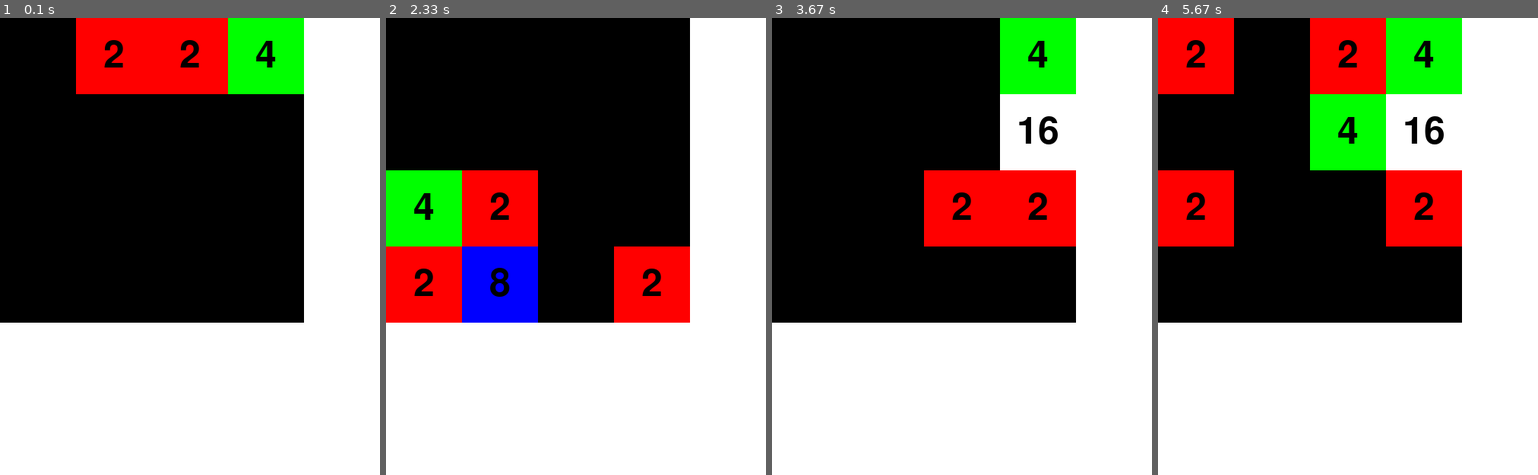
Above: before the commit, frames 1-4 (left to right).
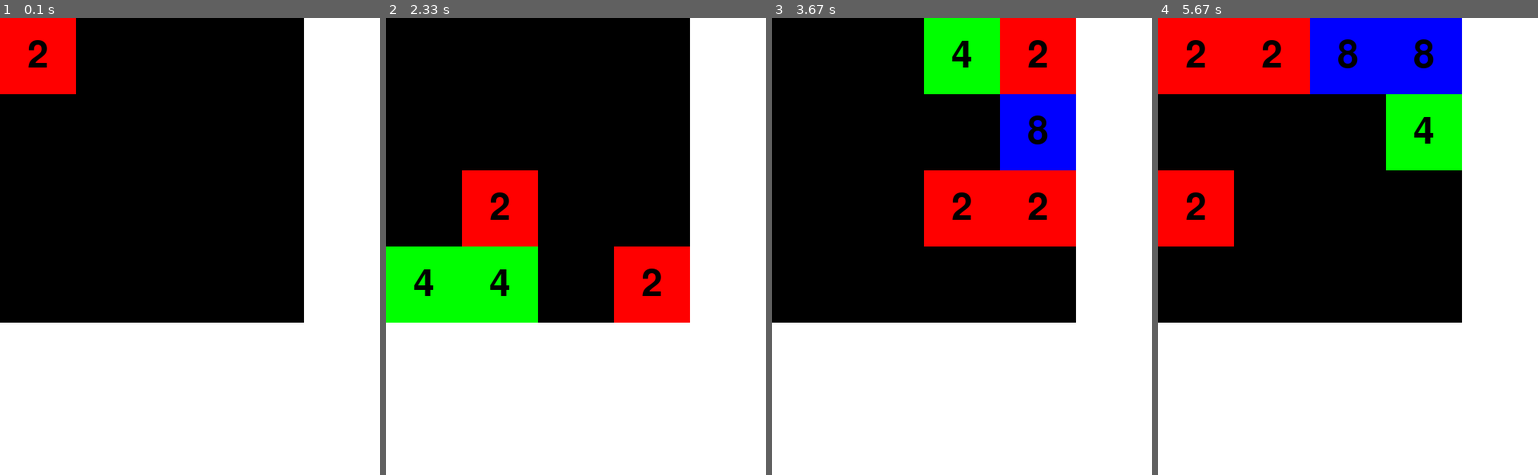
Above: after the commit, the same moments.

Repository: JacksonWasHere/PythonProjects
Game: pygame game, started from flexible_2048.py
Two runs of this game, one before a commit and one after it. Both use one fixed random seed, a clock stepped at 60 frames per second and the inputs below.
Inputs:
- Up to frame 1 (0.1 s): no input
- Up to frame 2 (2.33 s): hold Right 0.33-0.8 s; hold Up 0.83-1.13 s; hold Right 1.17-1.63 s; hold Left 1.67-2.2 s; hold Down from 2.23 s (still down)
- Up to frame 3 (3.67 s): release Down at 2.53 s; hold Left 2.57-2.97 s; hold Up 3-3.37 s; hold Right from 3.4 s (still down)
- Up to frame 4 (5.67 s): release Right at 4.03 s; hold Down 4.07-4.43 s; hold Left 4.47-4.93 s; hold Right 4.97-5.43 s; hold Up from 5.47 s (still down)

The runs differ from the first frame. In frame 1, 13% of the frame differs, in the area x 0-80%, y 0-17%; in frame 2, 9.7%; in frame 3, 9.7%; in frame 4, 19%, in the area x 20-80%, y 0-50%.

Commit message:
tile movement bug fixes

Diff:
--- a/flexible_2048.py
+++ b/flexible_2048.py
@@ -66,49 +66,72 @@
         board[x][y]=4
         return
     board[x][y]=2
-def swap_pieces(board,x,y,x1,y1):
+def swap_pieces(board,x,y,x1,y1,squished):
+
     #create variable to see if things change
     changed=False
+    if board[x1][y1]==0:
+        return changed
     #if 0 move it to new space
     if board[x][y]==0:
         board[x][y]=board[x1][y1]
         board[x1][y1]=0
         #update changed
         changed=True
-    #if the same then merge
-    elif board[x][y]==board[x1][y1]:
+    #if the same and it hasn't collapsed already then merge
+    elif board[x][y]==board[x1][y1] and not ((x,y) in squished):
         board[x][y]=board[x][y]+board[x1][y1]
         board[x1][y1]=0
+
+        squished.append((x,y))
         #update changed
         changed=True
     return changed
 def left(board,board_width,board_height):
+    #array to see if spot has been collapsed
+    collapsed=[]
+    #check if stuff changed
+    changed=False
     #loop through pieces
     for i in range(board_height-1):
         for j in range(board_width):
             #loop to find farthest left move location
             for x in range(i+1):
                 #if something changed then stop looping
-                if swap_pieces(board,x,j,i+1,j):
-                    break
+                if swap_pieces(board,x,j,i+1,j,collapsed):
+                    changed=True
+                    break
+    return changed
 def right(board,board_width,board_height):
+    collapsed=[]
+    changed=False
     for i in range(board_height-1):
         for j in range(board_width):
             for x in range(i+1):
-                if swap_pieces(board,-x-1,j,-i+(board_width-2),j):
-                    break
+                if swap_pieces(board,-x-1,j,-i+(board_width-2),j,collapsed):
+                    changed=True
+                    break
+    return changed
 def down(board,board_width,board_height):
+    collapsed=[]
+    changed=False
     for i in range(board_height):
         for j in range(board_width-1):
             for x in range(j+1):
-                if swap_pieces(board,i,-x-1,i,-j+(board_height-2)):
-                    break
+                if swap_pieces(board,i,-x-1,i,-j+(board_height-2),collapsed):
+                    changed=True
+                    break
+    return changed
 def up(board,board_width,board_height):
+    collapsed=[]
+    changed=False
     for i in range(board_height):
         for j in range(board_width-1):
             for x in range(j+1):
-                if swap_pieces(board,i,x,i,j+1):
-                    break
+                if swap_pieces(board,i,x,i,j+1,collapsed):
+                    changed=True
+                    break
+    return changed
 def game_loop():
 
     crashed = False
@@ -124,9 +147,9 @@
 
     #this code is designed to test functionality
     # add_tilep(board,0,0)
-    add_tilep(board,1,0,2)
-    add_tilep(board,2,0,2)
-    add_tilep(board,3,0,4)
+    add_tilep(board,0,0,2)
+    # add_tilep(board,1,0,2)
+    # add_tilep(board,3,0,4)
 
     #add start tiles
     #add_tile(board)
@@ -144,17 +167,17 @@
 
                 #check left movement
                 if event.key==pygame.K_LEFT:
-                    left(board,board_width,board_height)
-                    add_tile(board)
+                    if left(board,board_width,board_height):
+                        add_tile(board)
                 if event.key==pygame.K_RIGHT:
-                    right(board,board_width,board_height)
-                    add_tile(board)
+                    if right(board,board_width,board_height):
+                        add_tile(board)
                 if event.key==pygame.K_DOWN:
-                    down(board,board_width,board_height)
-                    add_tile(board)
+                    if down(board,board_width,board_height):
+                        add_tile(board)
                 if event.key==pygame.K_UP:
-                    up(board,board_width,board_height)
-                    add_tile(board)
+                    if up(board,board_width,board_height):
+                        add_tile(board)
         #draw stuff
         gameDisplay.fill(white)
 
